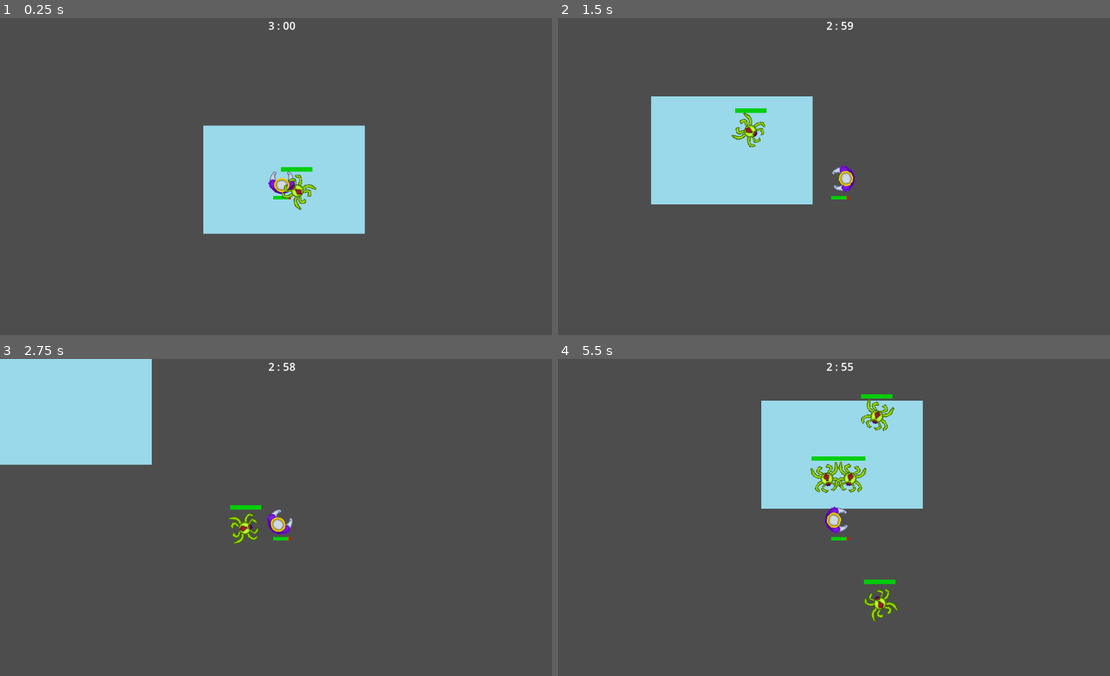
Above: before the commit, frames 1-4 (two rows, left to right).
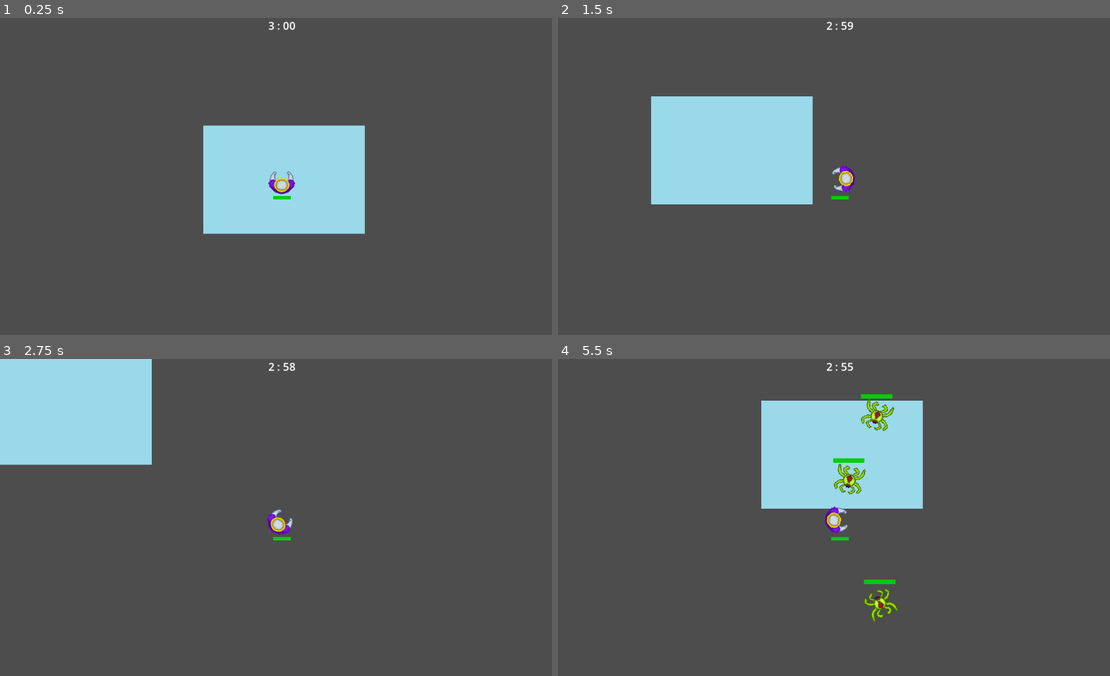
Above: after the commit, the same moments.

Repository: MichaelFar/Metalheads-and-Monarchs
Game: Godot game, scene res://Scenes/debug_ai_level.tscn
Same seed, same stepped clock (60 frames per second), same inputs: the game is played once before the commit and once after it.
Inputs (mouse positions are in pixels of both pictures, inside the frame that each line leads up to):
- Up to frame 1 (0.25 s): no input
- Up to frame 2 (1.5 s): move the mouse to (966, 160) at 0.52 s; press the mouse at (966, 160) at 0.53 s; hold D (Right) 0.53-1.28 s; move the mouse to (729, 192) at 1.27 s; release the mouse at (729, 192) at 1.28 s; hold S (Down) from 1.28 s (still down); tap Mouse wheel down (Switch_weapon_down) at 1.35 s
- Up to frame 3 (2.75 s): move the mouse to (336, 447) at 2.02 s; release S (Down) at 2.03 s; hold D (Right) from 2.03 s (still down); tap Mouse wheel up (Switch_weapon_up) at 2.1 s
- Up to frame 4 (5.5 s): move the mouse to (811, 580) at 2.77 s; release D (Right) at 2.78 s; hold W (Up) 2.78-3.53 s; tap M (spawn) at 2.85 s; move the mouse to (1010, 565) at 3.52 s; press the mouse at (1010, 565) at 3.53 s; hold A (Left) 3.53-5.03 s; move the mouse to (668, 469) at 4.27 s; release the mouse at (668, 469) at 4.28 s; tap Mouse wheel down (Switch_weapon_down) at 4.35 s; move the mouse to (867, 517) at 5.02 s; hold S (Down) from 5.03 s (still down); tap Mouse wheel up (Switch_weapon_up) at 5.1 s

The runs differ from the first frame. In frame 1, 0.4% of the frame differs, in the area x 50-58%, y 46-61%; in frame 2, 0.4%; in frame 3, 0.3%; in frame 4, 0.7%, in the area x 45-56%, y 30-58%.

Commit message:
Fixed crash on restart when enemies have died

Diff:
--- a/Scenes/debug_ai_level.tscn
+++ b/Scenes/debug_ai_level.tscn
@@ -1,9 +1,8 @@
-[gd_scene load_steps=5 format=3 uid="uid://cnv1w6ppv64mp"]
+[gd_scene load_steps=4 format=3 uid="uid://cnv1w6ppv64mp"]
 
 [ext_resource type="PackedScene" uid="uid://bctihlcscxsex" path="res://Scenes/player.tscn" id="1_hi61g"]
 [ext_resource type="Script" path="res://Scripts/level.gd" id="1_wldbb"]
 [ext_resource type="Texture2D" uid="uid://bd0kca0a1cr0l" path="res://Sprites/Background.png" id="3_ewtwn"]
-[ext_resource type="PackedScene" uid="uid://dsxko2cc242t4" path="res://Scenes/chase_ai.tscn" id="4_dk3rr"]
 
 [node name="debugAILevel" type="Node2D" node_paths=PackedStringArray("playerNode")]
 script = ExtResource("1_wldbb")
@@ -11,9 +10,6 @@
 
 [node name="Player" parent="." instance=ExtResource("1_hi61g")]
 
-[node name="ChaseAI" parent="." instance=ExtResource("4_dk3rr")]
-position = Vector2(44, 34)
-
 [node name="Background" type="Sprite2D" parent="."]
 z_index = -1
 position = Vector2(4, 2)
--- a/Scripts/chase_ai.gd
+++ b/Scripts/chase_ai.gd
@@ -23,6 +23,7 @@
 func _physics_process(delta):
 	if(health <= 0.0):
 		Globals.game_timer.totalEnemiesDefeated += 1
+		Globals.activeEnemies.pop_at(Globals.activeEnemies.find(self))
 		queue_free()
 	if(!shouldStop):
 		var destination = playerNode.global_position - global_position
